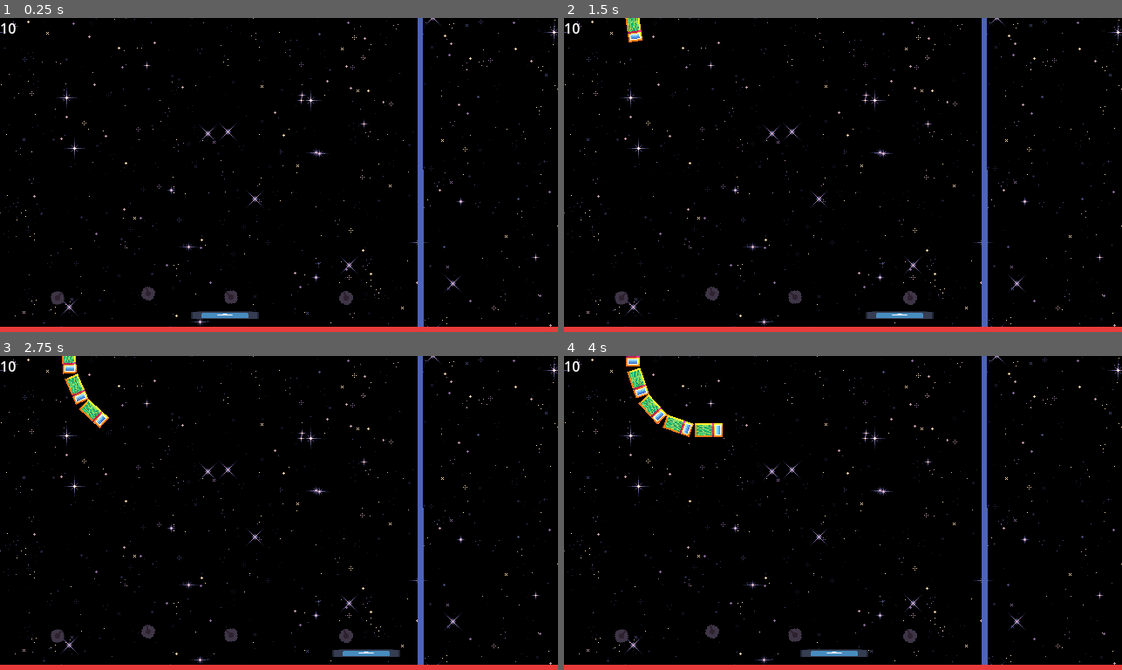
Above: before the commit, frames 1-4 (two rows, left to right).
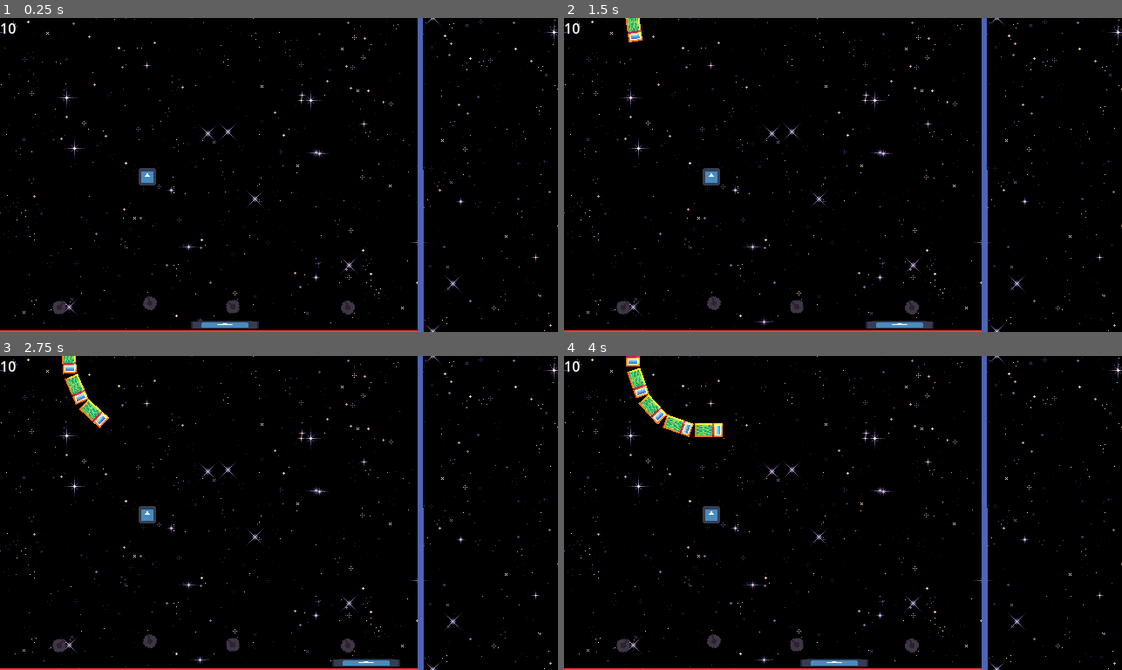
Above: after the commit, the same moments.

Repository: xefensor/tower-breakout
Game: Godot game, scene res://Game.tscn
The game is run twice, just before and just after one commit, with the same random seed, the same clock (stepped at 60 frames per second) and the same inputs. The engine's default icon, where the game draws it, is replaced by a stand-in: a white triangle on a blue panel in a dark square.
Inputs (mouse positions are in pixels of both pictures, inside the frame that each line leads up to):
- Up to frame 1 (0.25 s): no input
- Up to frame 2 (1.5 s): tap Enter at 0.5 s; move the mouse to (619, 297) at 0.52 s; press the mouse at (619, 297) at 0.53 s; hold D (paddle_right) 0.53-1.28 s; move the mouse to (714, 294) at 1.27 s; release the mouse at (714, 294) at 1.28 s; hold A (paddle_left) from 1.28 s (still down); click (714, 294) at 1.35 s
- Up to frame 3 (2.75 s): move the mouse to (345, 635) at 2.02 s; release A (paddle_left) at 2.03 s; press the mouse at (345, 635) at 2.03 s; hold D (paddle_right) from 2.03 s (still down)
- Up to frame 4 (4 s): move the mouse to (792, 635) at 2.77 s; release the mouse at (792, 635) at 2.78 s; click (792, 635) at 2.85 s; move the mouse to (1010, 560) at 3.52 s; release D (paddle_right) at 3.53 s; press the mouse at (1010, 560) at 3.53 s; hold A (paddle_left) from 3.53 s (still down)

The runs differ from the first frame. In frame 1, 2.5% of the frame differs, in the area x 0-100%, y 47-100%; in frame 2, 2.5%; in frame 3, 2.5%; in frame 4, 2.5%.

Commit message:
demageable static body class

Diff:
--- a/balls/ball.gd
+++ b/balls/ball.gd
@@ -28,6 +28,9 @@
 		if collision_info.get_collider() is Enemy:
 			(collision_info.get_collider() as Enemy).take_damage(1)
 
+		if collision_info.get_collider() is DamageableStaticBody2D:
+			(collision_info.get_collider() as DamageableStaticBody2D).take_damage(1)
+
 		_health.take_damage(1)
 		bounce_audio_player.one_shot_play(Level.instance)
 		var normal = collision_info.get_normal()
--- a/enemies/truck_01/enemy.gd
+++ b/enemies/truck_01/enemy.gd
@@ -20,21 +20,21 @@
 func _ready() -> void:
 	reset_physics_interpolation()
 
-	health.died.connect(_on_death)
+	health.died.connect(_on_health_died)
 	health.health_changed.connect(_onhealth_changed)
 
-	health_bar.value = 100 /health.max_health * health.current_health
+	health_bar.value = 100 / health.max_health * health.current_health
 
 
 func take_damage(amount: float) -> void:
 	health.take_damage(amount)
 
 
-func die():
+func die() -> void:
 	health.current_health = 0
 
 
-func _on_death() -> void:
+func _on_health_died() -> void:
 	died.emit()
 	explosion_audio_player.one_shot_play(Level.instance)
 	explosion_sprite.one_shot_play(Level.instance)
--- a/levels/test_level_01.tscn
+++ b/levels/test_level_01.tscn
@@ -16,6 +16,8 @@
 [ext_resource type="Script" uid="uid://duppxpnexhjie" path="res://systems/wave_system/wave_group.gd" id="10_tbhd2"]
 [ext_resource type="PackedScene" uid="uid://c3bi5x7hapkg6" path="res://towers/tower.tscn" id="11_o3776"]
 [ext_resource type="Script" uid="uid://ben5scgkcfflm" path="res://levels/border.gd" id="12_q27hf"]
+[ext_resource type="Script" uid="uid://bklduw5whh3eu" path="res://systems/damageable_static_body_2d.gd" id="17_yg266"]
+[ext_resource type="Texture2D" uid="uid://c51g800bv4nh2" path="res://icon.svg" id="18_5a3re"]
 
 [sub_resource type="Resource" id="Resource_r1saj"]
 script = ExtResource("2_wro8d")
@@ -72,6 +74,17 @@
 waves = Array[ExtResource("4_r1saj")]([SubResource("Resource_lx6yc"), SubResource("Resource_b6vke")])
 metadata/_custom_type_script = "uid://duppxpnexhjie"
 
+[sub_resource type="Resource" id="Resource_ospbt"]
+script = ExtResource("2_wro8d")
+max_health = 10
+current_health = 10
+damageable = true
+killable = true
+healable = false
+metadata/_custom_type_script = "uid://1lv2acxyuxrg"
+
+[sub_resource type="RectangleShape2D" id="RectangleShape2D_6e6j7"]
+
 [node name="TestLevel01" type="Node" node_paths=PackedStringArray("health_label", "border", "paths")]
 script = ExtResource("1_yfto5")
 base_health = SubResource("Resource_r1saj")
@@ -102,7 +115,7 @@
 [node name="Camera2D" type="Camera2D" parent="."]
 
 [node name="Paddle" parent="." instance=ExtResource("2_idgjc")]
-position = Vector2(-62, 161)
+position = Vector2(-62, 172)
 
 [node name="PointLight2D" type="PointLight2D" parent="."]
 position = Vector2(20, -554)
@@ -125,19 +138,19 @@
 region_rect = Rect2(-5000, -5000, 10000, 10000)
 
 [node name="Tower" parent="." instance=ExtResource("11_o3776")]
-position = Vector2(-254, 141)
+position = Vector2(-252, 152)
 rotation = -0.925025
 
 [node name="Tower2" parent="." instance=ExtResource("11_o3776")]
-position = Vector2(-150, 136)
+position = Vector2(-148, 147)
 rotation = -1.8326
 
 [node name="Tower3" parent="." instance=ExtResource("11_o3776")]
-position = Vector2(77, 141)
+position = Vector2(79, 152)
 rotation = -1.90241
 
 [node name="Tower4" parent="." instance=ExtResource("11_o3776")]
-position = Vector2(-55, 140)
+position = Vector2(-53, 151)
 rotation = -2.32129
 
 [node name="Border" type="Area2D" parent="."]
@@ -161,3 +174,16 @@
 script = ExtResource("6_tulbc")
 wave_group = SubResource("Resource_miuwn")
 metadata/_custom_type_script = "uid://cr77osinysypj"
+
+[node name="DamageableStaticBody2D" type="StaticBody2D" parent="."]
+position = Vector2(-151, 2)
+script = ExtResource("17_yg266")
+health = SubResource("Resource_ospbt")
+metadata/_custom_type_script = "uid://bklduw5whh3eu"
+
+[node name="CollisionShape2D" type="CollisionShape2D" parent="DamageableStaticBody2D"]
+shape = SubResource("RectangleShape2D_6e6j7")
+
+[node name="Sprite2D" type="Sprite2D" parent="DamageableStaticBody2D"]
+scale = Vector2(0.16, 0.16)
+texture = ExtResource("18_5a3re")
--- /dev/null
+++ b/systems/damageable_static_body_2d.gd
@@ -0,0 +1,17 @@
+class_name DamageableStaticBody2D
+extends StaticBody2D
+
+
+@export var health: Health = Health.new()
+
+
+func _ready() -> void:
+	health.died.connect(_on_health_died)
+
+
+func take_damage(amount: float) -> void:
+	health.take_damage(amount)
+
+
+func _on_health_died() -> void:
+	queue_free()
--- a/towers/tower.gd
+++ b/towers/tower.gd
@@ -26,8 +26,9 @@
 func _on_timer_timeout() -> void:
 	var _inst: Ball = ball.instantiate()
 	_inst.global_position = spawn_ball_marker.global_position
+	_inst.velocity = Vector2.from_angle(rotation) * (_inst.start_speed * launch_power)
 	get_parent().add_child(_inst)
-	_inst.velocity = Vector2.from_angle(rotation) * (_inst.start_speed * launch_power)
+
 
 
 func _on_area_2d_input_event(viewport: Node, event: InputEvent, shape_idx: int)  -> void:
Binary file changed: levels/borders.png
Not shown: 1 places in levels/test_level_01.tscn that only renumber resources
Not shown, added: systems/damageable_static_body_2d.gd.uid
